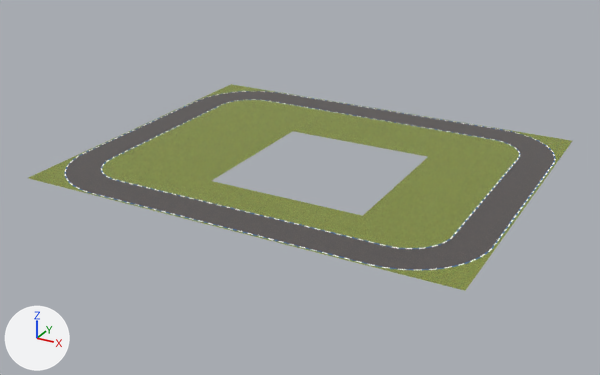
Two versions of the glTF model Track/models/tracks/Track_01.glb, one commit apart.
Rendered twice from a 50 mm camera at (236.0, -209.0, 126.0) aimed at (85.0, 65.0, -11.0). Lighting does not change. The marker at lower left points along +X, +Y and +Z. Where no turn or scale is listed for an object, it has been applied to the vertices.

In view in the first picture: 'Forest_mod00_empty.102', 'Forest_mod00_empty.103', 'Forest_mod00_empty.105', 'Forest_mod01_straight.047', 'Forest_mod01_straight.060', 'Forest_mod01_straight.061', 'Forest_mod01_straight.062', 'Forest_mod01_straight.066', 'Forest_mod03_turn90_big.014', 'Forest_mod03_turn90_big.015', 'Forest_mod03_turn90_big.016', 'Forest_mod03_turn90_big.017'.
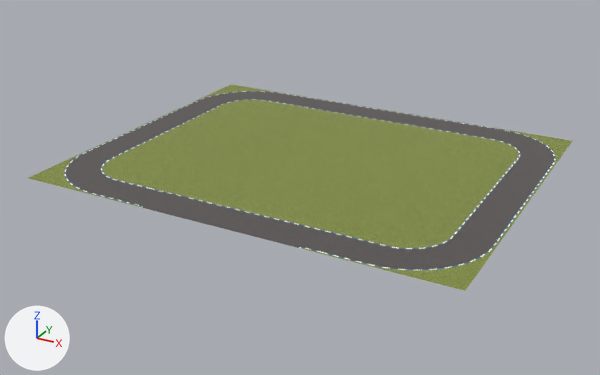
What differs and where, as boxes [x1, y1, x2, y2] in the pictures (600 x 375 px):
'Forest_mod00_empty.051', added
    after: [323, 191, 381, 216]
'Forest_mod00_empty.045', added
    after: [283, 182, 342, 206]
'Forest_mod00_empty.048', added
    after: [342, 176, 397, 199]
'Forest_mod00_empty.046', added
    after: [247, 175, 304, 197]
'Forest_mod00_empty.063', added
    after: [305, 168, 359, 190]
'Forest_mod00_empty.047', added
    after: [212, 167, 268, 189]
'Forest_mod00_empty.049', added
    after: [361, 163, 413, 184]
'Forest_mod00_empty.062', added
    after: [268, 161, 323, 182]
'Forest_mod00_empty.066', added
    after: [324, 156, 377, 176]
'Forest_mod00_empty.044', added
    after: [235, 154, 288, 174]
'Forest_mod00_empty.050', added
    after: [377, 150, 427, 170]
'Forest_mod00_empty.065', added
    after: [290, 149, 341, 168]
'Forest_mod00_empty.069', added
    after: [341, 144, 392, 162]
'Forest_mod00_empty.064', added
    after: [256, 142, 306, 161]
'Forest_mod00_empty.068', added
    after: [308, 137, 357, 155]
'Forest_mod00_empty.067', added
    after: [275, 131, 324, 149]

What changed in the scene script:
```text
Add ob_forest_mod00_empty_069:
    ob_forest_mod00_empty_069 = bpy.data.objects.new('Forest_mod00_empty.069', me_plane_158.copy())  # the mesh of ob_forest_mod00_empty_131
    ob_forest_mod00_empty_069.location = (104.0, 88.0, 0.0)
Add ob_forest_mod00_empty_068:
    ob_forest_mod00_empty_068 = bpy.data.objects.new('Forest_mod00_empty.068', me_plane_158.copy())  # the mesh of ob_forest_mod00_empty_131
    ob_forest_mod00_empty_068.location = (88.0, 88.0, 0.0)
Add ob_forest_mod00_empty_067:
    ob_forest_mod00_empty_067 = bpy.data.objects.new('Forest_mod00_empty.067', me_plane_158.copy())  # the mesh of ob_forest_mod00_empty_131
    ob_forest_mod00_empty_067.location = (72.0, 88.0, 0.0)
Add ob_forest_mod00_empty_066:
    ob_forest_mod00_empty_066 = bpy.data.objects.new('Forest_mod00_empty.066', me_plane_158.copy())  # the mesh of ob_forest_mod00_empty_131
    ob_forest_mod00_empty_066.location = (104.0, 72.0, 0.0)
Add ob_forest_mod00_empty_065:
    ob_forest_mod00_empty_065 = bpy.data.objects.new('Forest_mod00_empty.065', me_plane_158.copy())  # the mesh of ob_forest_mod00_empty_131
    ob_forest_mod00_empty_065.location = (88.0, 72.0, 0.0)
Add ob_forest_mod00_empty_064:
    ob_forest_mod00_empty_064 = bpy.data.objects.new('Forest_mod00_empty.064', me_plane_158.copy())  # the mesh of ob_forest_mod00_empty_131
    ob_forest_mod00_empty_064.location = (72.0, 72.0, 0.0)
Add ob_forest_mod00_empty_063:
    ob_forest_mod00_empty_063 = bpy.data.objects.new('Forest_mod00_empty.063', me_plane_158.copy())  # the mesh of ob_forest_mod00_empty_131
    ob_forest_mod00_empty_063.location = (104.0, 56.0, 0.0)
Add ob_forest_mod00_empty_062:
    ob_forest_mod00_empty_062 = bpy.data.objects.new('Forest_mod00_empty.062', me_plane_158.copy())  # the mesh of ob_forest_mod00_empty_131
    ob_forest_mod00_empty_062.location = (88.0, 56.0, 0.0)
Add ob_forest_mod00_empty_044:
    ob_forest_mod00_empty_044 = bpy.data.objects.new('Forest_mod00_empty.044', me_plane_158.copy())  # the mesh of ob_forest_mod00_empty_131
    ob_forest_mod00_empty_044.location = (72.0, 56.0, 0.0)
Add ob_forest_mod00_empty_045:
    ob_forest_mod00_empty_045 = bpy.data.objects.new('Forest_mod00_empty.045', me_plane_158.copy())  # the mesh of ob_forest_mod00_empty_131
    ob_forest_mod00_empty_045.location = (104.0, 40.0, 0.0)
Add ob_forest_mod00_empty_046:
    ob_forest_mod00_empty_046 = bpy.data.objects.new('Forest_mod00_empty.046', me_plane_158.copy())  # the mesh of ob_forest_mod00_empty_131
    ob_forest_mod00_empty_046.location = (88.0, 40.0, 0.0)
Add ob_forest_mod00_empty_047:
    ob_forest_mod00_empty_047 = bpy.data.objects.new('Forest_mod00_empty.047', me_plane_158.copy())  # the mesh of ob_forest_mod00_empty_131
    ob_forest_mod00_empty_047.location = (72.0, 40.0, 0.0)
Add ob_forest_mod00_empty_048:
    ob_forest_mod00_empty_048 = bpy.data.objects.new('Forest_mod00_empty.048', me_plane_158.copy())  # the mesh of ob_forest_mod00_empty_131
    ob_forest_mod00_empty_048.location = (120.0, 56.0, 0.0)
Add ob_forest_mod00_empty_049:
    ob_forest_mod00_empty_049 = bpy.data.objects.new('Forest_mod00_empty.049', me_plane_158.copy())  # the mesh of ob_forest_mod00_empty_131
    ob_forest_mod00_empty_049.location = (120.0, 72.0, 0.0)
Add ob_forest_mod00_empty_050:
    ob_forest_mod00_empty_050 = bpy.data.objects.new('Forest_mod00_empty.050', me_plane_158.copy())  # the mesh of ob_forest_mod00_empty_131
    ob_forest_mod00_empty_050.location = (120.0, 88.0, 0.0)
Add ob_forest_mod00_empty_051:
    ob_forest_mod00_empty_051 = bpy.data.objects.new('Forest_mod00_empty.051', me_plane_158.copy())  # the mesh of ob_forest_mod00_empty_131
    ob_forest_mod00_empty_051.location = (120.0, 40.0, 0.0)
```
